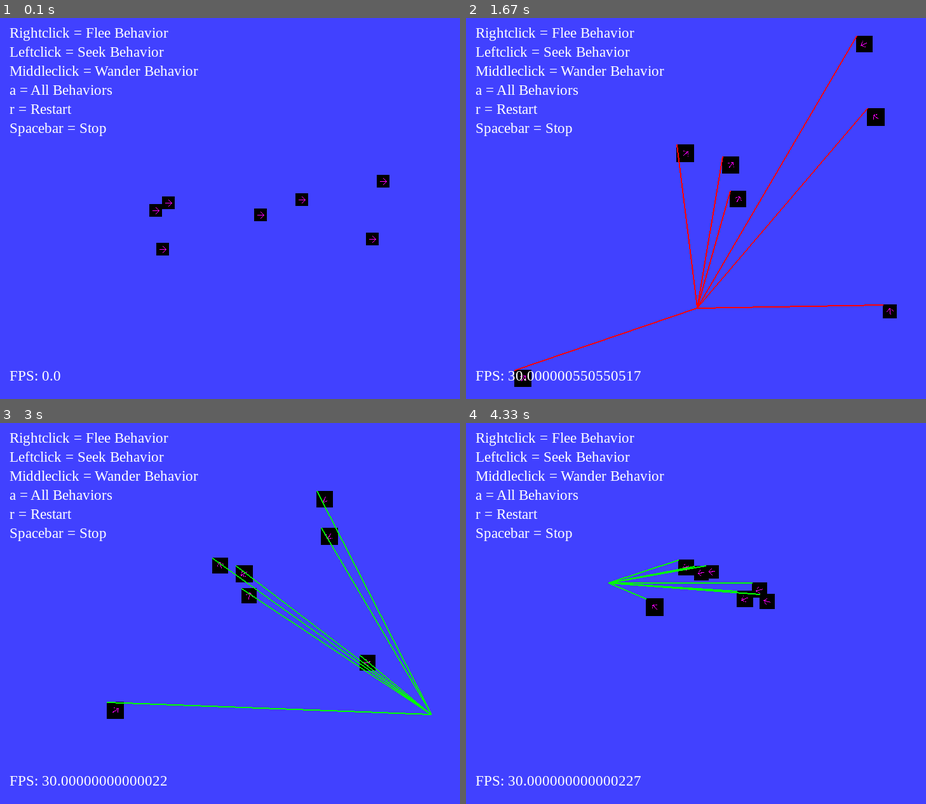
Above: before the commit, frames 1-4 (two rows, left to right).
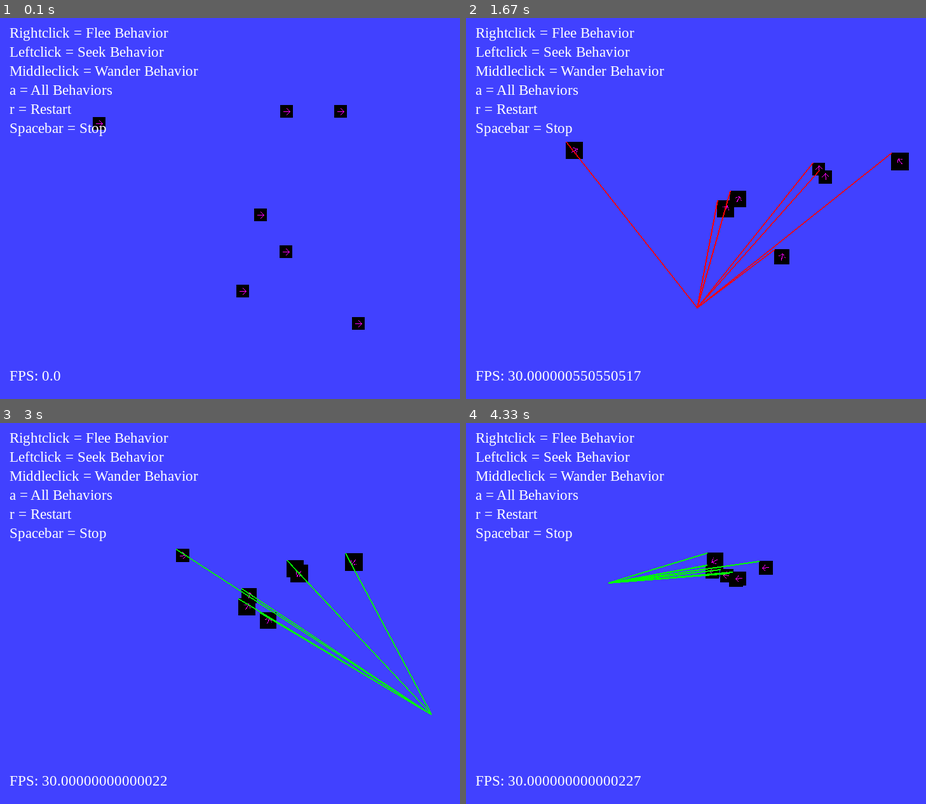
Above: after the commit, the same moments.

Repository: jeremybarzas/Python-Steering_Behaviors
Game: pygame game, started from Main.py
Same seed, same stepped clock (60 frames per second), same inputs: the game is played once before the commit and once after it. The source is Python 2; it was converted automatically to run under Python 3.
Inputs (mouse positions are in pixels of both pictures, inside the frame that each line leads up to):
- Up to frame 1 (0.1 s): no input
- Up to frame 2 (1.67 s): tap A at 0.33 s; hold R 0.67-1.13 s; move the mouse to (599, 212) at 0.7 s; click (792, 75) at 1.22 s; right-click (696, 307) at 1.55 s
- Up to frame 3 (3 s): tap Space at 1.9, 2.2 s; click (262, 651) at 1.92 s; tap A at 1.98 s; click (184, 533) at 2.38 s; click (432, 712) at 2.72 s
- Up to frame 4 (4.33 s): click (829, 544) at 3.05 s; click (567, 483) at 3.38 s; click (576, 655) at 3.72 s; click (608, 583) at 4.05 s

The runs differ from the first frame. In frame 1, 1.1% of the frame differs, in the area x 20-85%, y 22-82%; in frame 2, 3.0%, in the area x 10-97%, y 4-97%; in frame 3, 2.9%; in frame 4, 1.8%.

Commit message:
moved draw text to seperate fucntions and chnaged seek flee and wander fcntions on the agent level

Diff:
--- a/Agent.py
+++ b/Agent.py
@@ -11,26 +11,27 @@
 class Agent(object):
     '''Agent object'''
 
-    def __init__(self, posx, posy, linecolor, blitcolor):
+    def __init__(self, linecolor, blitcolor, surface):
         '''constructor'''
-        self.position = Vector2(posx, posy)
+        self.position = Vector2(surface.get_width() / 2, surface.get_height() / 2)
         self.acceleration = Vector2(0, 0)
         self.velocity = Vector2(0, 0)
         self.maxvelocity = 400
         self.heading = Vector2(0, 0)
         self.force = Vector2(0, 0)
         self.forces = []
+        # Behavior objects
+        self.seek = Seek()
+        self.flee = Flee()
+        self.wander = Wander()
         # Drawing variables
+        self.bgsurface = surface
         self.surface = pygame.Surface((20, 20))
         self.surface.fill(blitcolor)
         self.surfacepos = Vector2(self.surface.get_width() / 2, self.surface.get_height() / 2)
         pygame.draw.line(self.surface, linecolor, (self.surface.get_width() * .25, self.surface.get_width() * .5), (self.surface.get_width() *.75, self.surface.get_height() * .5), 1)
         pygame.draw.line(self.surface, linecolor, (self.surface.get_width() * .75, self.surface.get_height() * .5), (self.surface.get_width() * .5, self.surface.get_width() * .25), 1)
         pygame.draw.line(self.surface, linecolor, (self.surface.get_width() * .75, self.surface.get_height() * .5), (self.surface.get_width() * .5, self.surface.get_width() * .75), 1)
-        # Behavior objects
-        self.seek = Seek()
-        self.flee = Flee()
-        self.wander = Wander()
 
     def updateagent(self, deltatime):
         ''' update the agent '''
@@ -41,22 +42,29 @@
             self.velocity = self.velocity.normalise() * self.maxvelocity
         self.position += self.velocity * deltatime
         self.heading = self.velocity.normalise()
+        self.clear_force()
 
     def add_force(self, force):
         ''' add a force to the agents velocity '''
         self.force += force
 
-    def seekit(self, target):
+    def seekit(self, target, mult):
         '''seek the target'''
-        return self.seek.seek(self, target)
+        seekforce = self.seek.seek(self, target)
+        self.add_force(seekforce * mult)
+        self.seek.draw(self, target, self.bgsurface)
 
-    def fleefrom(self, target):
+    def fleefrom(self, target, mult):
         '''flee the target'''
-        return self.flee.flee(self, target)
+        fleeforce = self.flee.flee(self, target)
+        self.add_force(fleeforce * mult)
+        self.flee.draw(self, target, self.bgsurface)
 
-    def wandering(self, distance, radius):
+    def wandering(self, distance, radius, mult):
         ''' wander around aimlessly '''
-        return self.wander.wander(self, distance, radius)
+        wanderforce = self.wander.wander(self, distance, radius)
+        self.add_force(wanderforce * mult)
+        self.wander.draw(self, self.bgsurface)
 
     def clear_force(self):
         ''' clear the force '''
@@ -93,6 +101,11 @@
         # blit agent onto surface
         surface.blit(newsurf, (int(currpos.getx()), int(currpos.gety())))
 
+    def randompos(self):
+        '''randomize agent position'''
+        num1 = random.randrange(100, (self.bgsurface.get_width() - 100))
+        num2 = random.randrange(100, (self.bgsurface.get_height() - 100))
+        self.position = Vector2(num1, num2)
 
 if __name__ == '__main__':
     import Main
--- a/Main.py
+++ b/Main.py
@@ -4,6 +4,28 @@
 import random
 from Agent import Agent
 from Vector2 import Vector2
+
+def drawtext(screen, clock):
+    '''draw text to screen'''
+    white = (255, 255, 255)
+    # create font to be used in drawing text to the screen
+    myfont = pygame.font.SysFont("timesnewroman", 23)
+    # set text of each label to be drawn
+    fleelabel = myfont.render("Rightclick = Flee Behavior", 1, white)
+    seeklabel = myfont.render("Leftclick = Seek Behavior", 1, white)
+    wanderlabel = myfont.render("Middleclick = Wander Behavior", 1, white)
+    testlabel = myfont.render("a = All Behaviors", 1, white)
+    restartlabel = myfont.render("r = Restart", 1, white)
+    stoplabel = myfont.render("Spacebar = Stop", 1, white)
+    fpslabel = myfont.render("FPS: " + str(clock.get_fps()), 1, white)
+    # draw text to screen
+    screen.blit(fleelabel, (15, 10))
+    screen.blit(seeklabel, (15, 40))
+    screen.blit(wanderlabel, (15, 70))
+    screen.blit(testlabel, (15, 100))
+    screen.blit(restartlabel, (15, 130))
+    screen.blit(stoplabel, (15, 160))
+    screen.blit(fpslabel, (15, 550))
 
 def main():
     '''unit test'''
@@ -21,21 +43,20 @@
     screen_width = 800
     screen_height = 600
     screen = pygame.display.set_mode((screen_width, screen_height))
-    # agent(s) to be used
-    testagent = Agent((screen_width / 2), (screen_height / 2), linecolor, black)
-    #  multiple agents
+    # create a single agent to be used to test
+    testagent = Agent(linecolor, black, screen)
+    # multiple agents
     agents = []
     for i in range(0, 6):
-        num1 = random.randrange(200, (screen_width - 200))
-        num2 = random.randrange(200, (screen_height - 200))
-        agents.append(Agent(num1, num2, linecolor, black))
+        agents.append(Agent(linecolor, black, screen))
+        agents[i].randompos()
     # varaibles for while loop
     clock = pygame.time.Clock()
-    done = False
     leftclick = False
     rightclick = False
     middleclick = False
     test = False
+    done = False
     while not done:
         # set delta time
         delta = clock.tick(30) / 1000.0
@@ -77,7 +98,7 @@
                     for agent in agents:
                         agent.velocity = Vector2(0, 0)
                 if event.key == pygame.K_r:
-                    testagent = Agent((screen_width / 2), (screen_height / 2), linecolor, black)
+                    testagent = Agent(linecolor, black, screen)
                     leftclick = False
                     rightclick = False
                     middleclick = False
@@ -85,9 +106,8 @@
                     # multiple agents
                     agents = []
                     for i in range(0, 6):
-                        num1 = random.randrange(10, (screen_width - 10))
-                        num2 = random.randrange(10, (screen_height - 10))
-                        agents.append(Agent(num1, num2, linecolor, black))
+                        agents.append(Agent(linecolor, black, screen))
+                        agents[i].randompos()
                 if event.key == pygame.K_a:
                     leftclick = False
                     rightclick = False
@@ -100,70 +120,45 @@
         # multiple agents
         for agent in agents:
             agent.draw(screen)
-        # create font to be used in drawing text to the screen
-        myfont = pygame.font.SysFont("timesnewroman", 23)
-        # set text of each label to be drawn
-        fleelabel = myfont.render("Rightclick = Flee Behavior", 1, white)
-        seeklabel = myfont.render("Leftclick = Seek Behavior", 1, white)
-        wanderlabel = myfont.render("Middleclick = Wander Behavior", 1, white)
-        testlabel = myfont.render("a = All Behaviors", 1, white)
-        restartlabel = myfont.render("r = Restart", 1, white)
-        stoplabel = myfont.render("Spacebar = Stop", 1, white)
-        fpslabel = myfont.render("FPS: " + str(clock.get_fps()), 1, white)
-        # draw text to screen
-        screen.blit(fleelabel, (15, 10))
-        screen.blit(seeklabel, (15, 40))
-        screen.blit(wanderlabel, (15, 70))
-        screen.blit(testlabel, (15, 100))
-        screen.blit(restartlabel, (15, 130))
-        screen.blit(stoplabel, (15, 160))
-        screen.blit(fpslabel, (15, 550))
-        # logic to control wether it seeks, flees, or wanders
+        # draw text to the screen
+        drawtext(screen, clock)
+        # logic to control wether the agent(s) seek, flee, or wanders
         if leftclick:
-            testagent.add_force(testagent.seekit(seektarget))
-            testagent.seek.draw(testagent, seektarget, screen)
+            # seek function being invoked on a single agent
+            testagent.seekit(seektarget, 1)
             # multiple agents
             for agent in agents:
-                agent.add_force(agent.seekit(seektarget))
-                agent.seek.draw(agent, seektarget, screen)
+                agent.seekit(seektarget, 1)
         if rightclick:
-            testagent.add_force(testagent.fleefrom(fleetarget))
-            testagent.flee.draw(testagent, fleetarget, screen)
+            # flee function being invoked on a single agent
+            testagent.fleefrom(fleetarget, 1)
             # multiple agents
             for agent in agents:
-                agent.add_force(agent.fleefrom(fleetarget))
-                agent.flee.draw(agent, fleetarget, screen)
+                agent.fleefrom(fleetarget, 1)
         if middleclick:
-            testagent.add_force(testagent.wandering(50, 30) * 300)
-            testagent.wander.draw(testagent, screen)
+            # wander function being invoked on a single agent
+            testagent.wandering(50, 30, 300)
             # multiple agents
             for agent in agents:
-                agent.add_force(agent.wandering(50, 30) * 300)
-                agent.wander.draw(agent, screen)
+                agent.wandering(50, 30, 300)
         if test:
+            # store mouse position to be used as target
             mousepos = pygame.mouse.get_pos()
             target = Vector2(mousepos[0], mousepos[1])
-            testagent.add_force(testagent.seekit(target) * 10)
-            testagent.add_force(testagent.fleefrom(target))
-            testagent.add_force(testagent.wandering(50, 30) * 300)
-            testagent.seek.draw(testagent, target, screen)
-            testagent.flee.draw(testagent, target, screen)
-            testagent.wander.draw(testagent, screen)
+            # seek, flee, and wander functions being invoked at once on a single agent
+            testagent.seekit(target, 10)
+            testagent.fleefrom(target, 1)
+            testagent.wandering(50, 30, 300)
             # multiple agents
             for agent in agents:
-                agent.add_force(agent.seekit(target) * 10)
-                agent.add_force(agent.fleefrom(target))
-                agent.add_force(agent.wandering(50, 30) * 300)
-                agent.seek.draw(agent, target, screen)
-                agent.flee.draw(agent, target, screen)
-                agent.wander.draw(agent, screen)
-        # update agent(s) values
+                agent.seekit(target, 10)
+                agent.fleefrom(target, 1)
+                agent.wandering(50, 30, 300)
+        # update a single agent
         testagent.updateagent(delta)
-        testagent.clear_force()
         # multiple agents
         for agent in agents:
             agent.updateagent(delta)
-            agent.clear_force()
         # update function
         pygame.display.flip()
     pygame.quit()
